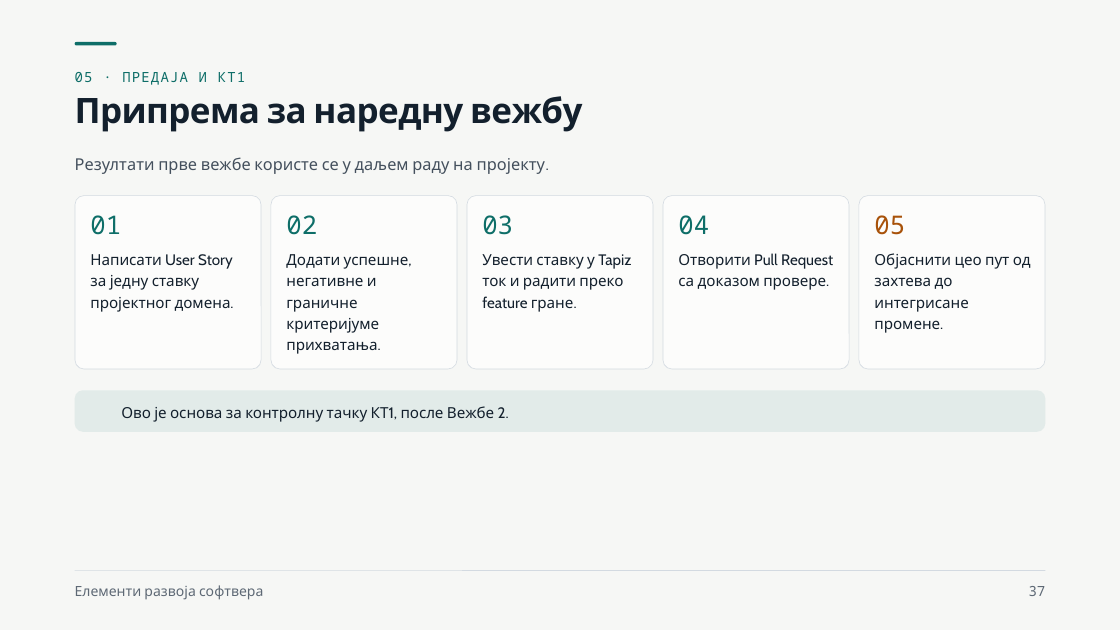
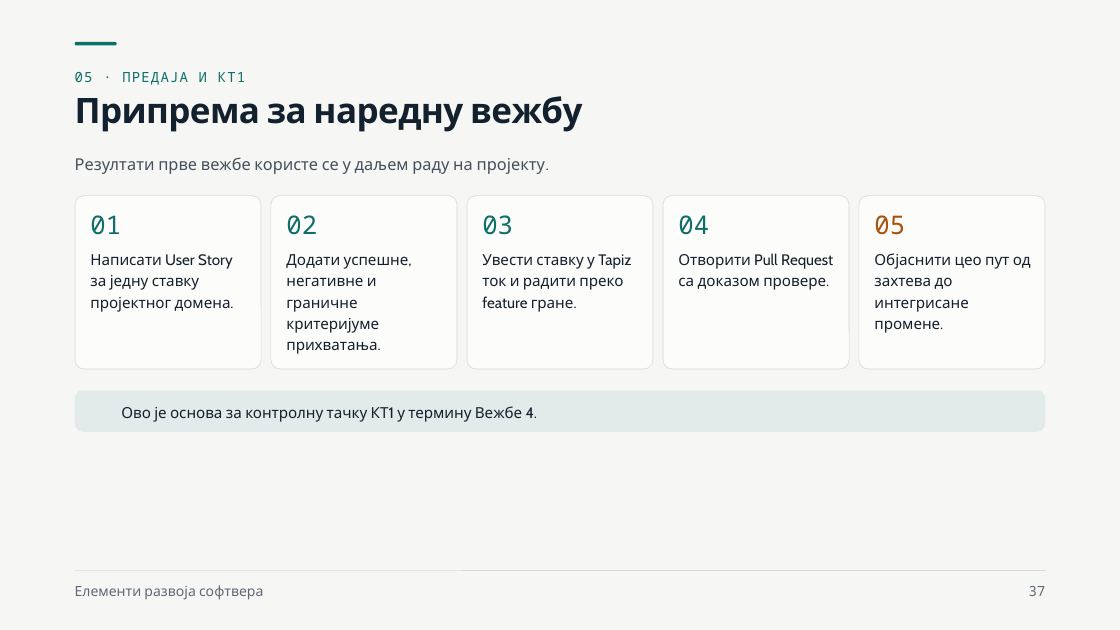
Before and after one commit to owlCoder/ftn-nastavni-materijali, a slide deck: slide 37 of 01 Elementi Razvoja Softvera/02 Prezentacije/PPTX/01 Захтеви, backlog, Git и тимски развој.pptx. Drawn at 1120x630 pixels with LibreOffice and Linux fonts; fonts in the diff are those of the drawing; background and template pictures are left out. Boxes give left, top, right and bottom in pixels: in the first picture for what was removed or moved away, otherwise in the second. Text is boxed around its words. In the diff, an @@ line names an element or a change of style, - is before the commit and + after.

```diff
--- a/01 Elementi Razvoja Softvera/02 Prezentacije/PPTX/01 Захтеви, backlog, Git и тимски развој.pptx
+++ b/01 Elementi Razvoja Softvera/02 Prezentacije/PPTX/01 Захтеви, backlog, Git и тимски развој.pptx
@@ text at [121, 406, 537, 422]: text changed @@
-Ово је основа за контролну тачку КТ1, после Вежбе 2.
+Ово је основа за контролну тачку КТ1 у термину Вежбе 4.
```
Also in this commit, not shown: 1 other slide changed, 21 other files.
